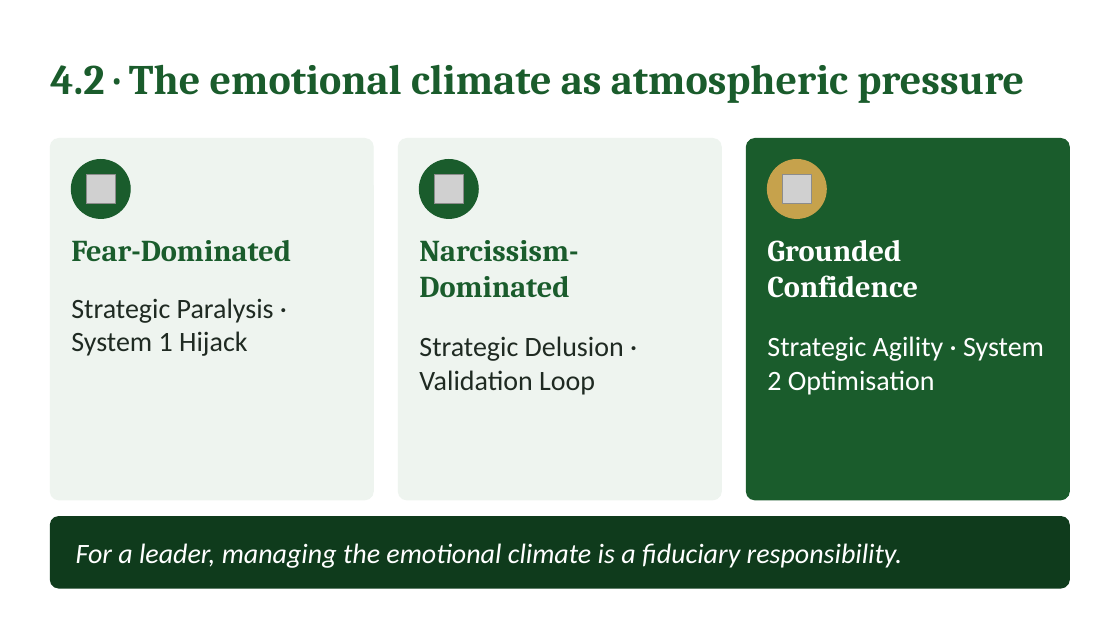
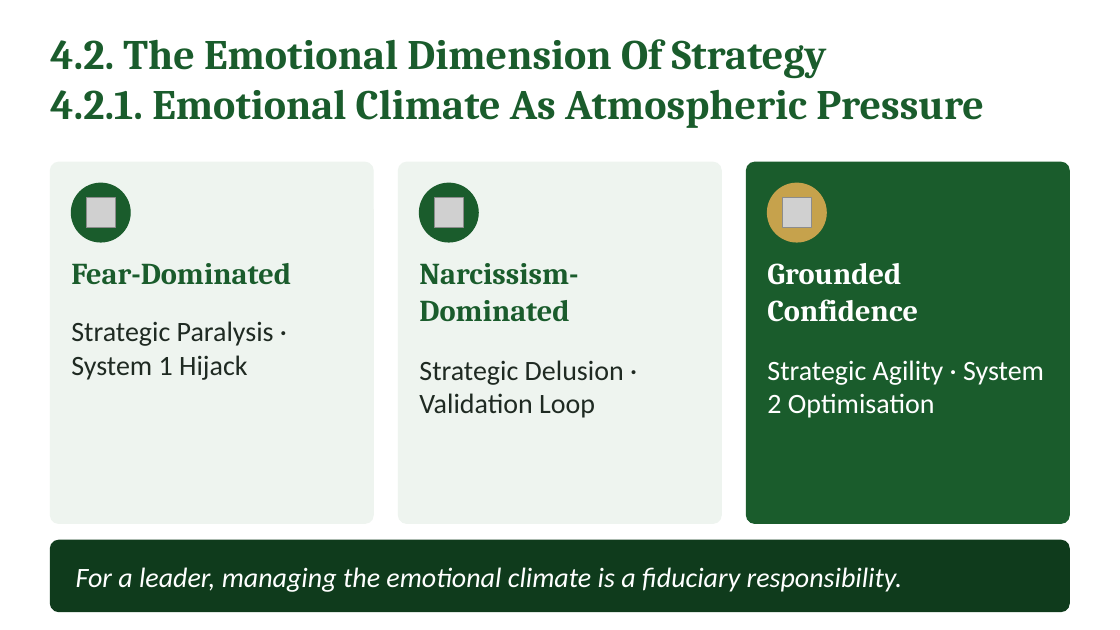
Before and after one commit to IBSL26/ibsl-platform, a slide deck: slide 22 of Unit decks/Unit 01 - Behavioural Strategy Fundamentals.pptx (slide 24 before the commit). Drawn at 1120x630 pixels with LibreOffice and Linux fonts; fonts in the diff are those of the drawing; grey boxes stand for pictures. Boxes give left, top, right and bottom in pixels: in the first picture for what was removed or moved away, otherwise in the second. Text is boxed around its words. In the diff, an @@ line names an element or a change of style, - is before the commit and + after.

Commit message:
Unit 1: participant text reframed, deck final

```diff
--- a/Unit decks/Unit 01 - Behavioural Strategy Fundamentals.pptx
+++ b/Unit decks/Unit 01 - Behavioural Strategy Fundamentals.pptx
@@ text at (50,39,984,128): text changed @@
-4.2 · The emotional climate as atmospheric pressure
+4.2. The Emotional Dimension Of Strategy
+4.2.1. Emotional Climate As Atmospheric Pressure
@@ 7 texts, 4 rounded rectangles, 3 pictures, 3 ellipses: place and size @@
-7 texts, 4 rounded rectangles, 3 pictures, 3 ellipses at (50,139,1070,588)
+7 texts, 4 rounded rectangles, 3 pictures, 3 ellipses at (50,162,1070,612)
```
Also in this commit, not shown: 25 other slides changed, 9 slides added, 11 slides removed, 3 other files.
